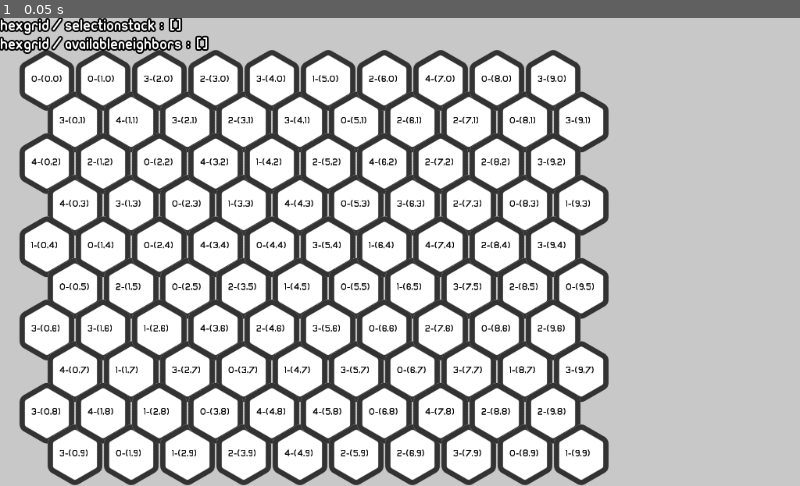
Above: before the commit, frame 1.
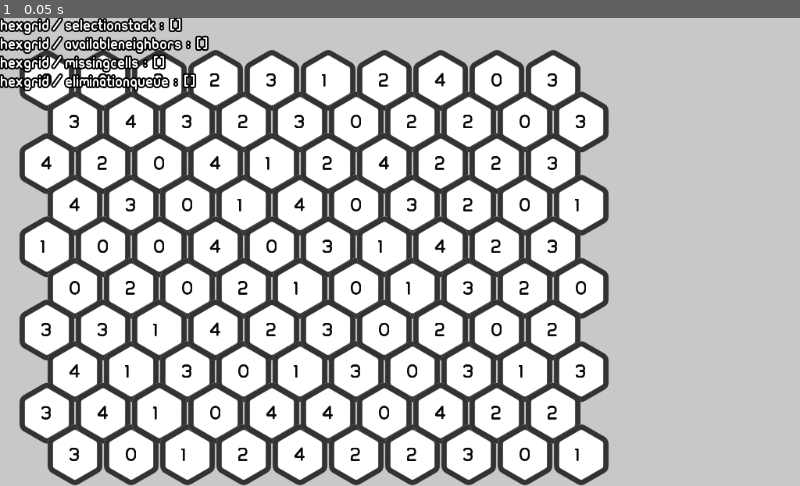
Above: after the commit, the same moment.

Repository: balmeidaa/hexagon
Game: Godot game, scene res://Main.tscn
Same seed, same stepped clock (60 frames per second), same inputs: the game is played once before the commit and once after it.
Inputs:
- Up to frame 1 (0.05 s): no input

The runs differ from the first frame. In frame 1, 5.5% of the frame differs, in the area x 0-75%, y 7-95%.

Commit message:
Fixed bug with null eliminated cells, improved algorithm of elimination

Diff:
--- a/HexCell.gd
+++ b/HexCell.gd
@@ -6,15 +6,13 @@
 
 var animationState = []
 var nextPosition = []
-var playNextAnimation = true
 var animation = ""
 
 func _ready():
     TweenAnimator.connect("tween_completed", self, "continue_animation")
 
 func _process(_delta):
-    if animationState.size() > 0 and playNextAnimation:
-        playNextAnimation = false
+    if animationState.size() > 0 :
         animation = animationState.pop_front()
         match animation:
             "move_to":
@@ -61,11 +59,11 @@
 
 func remove():
     TweenAnimator.interpolate_property(self, "scale",
-    self.scale, (self.scale*1.2), 0.4,
+    self.scale, (self.scale*1.2), 0.8,
     Tween.TRANS_QUINT, Tween.EASE_IN)
 
     TweenAnimator.interpolate_property(self, "modulate",
-    Color(1, 1, 1, 1), Color(1, 1, 1, 0), 0.4,
+    Color(1, 1, 1, 1), Color(1, 1, 1, 0), 0.8,
     Tween.TRANS_QUINT, Tween.EASE_IN)
     TweenAnimator.start()
 
@@ -75,7 +73,7 @@
 
 
 func _on_Tween_tween_completed(object, key):
-    playNextAnimation = true
+    pass
 
 
 func _on_Tween_tween_all_completed():
--- a/HexCell.tscn
+++ b/HexCell.tscn
@@ -9,7 +9,7 @@
 [ext_resource path="res://Assets/Img/map.png" type="BitMap" id=7]
 
 [sub_resource type="DynamicFont" id=1]
-size = 25
+size = 50
 use_filter = true
 font_data = ExtResource( 3 )
 
@@ -35,14 +35,15 @@
 }
 
 [node name="Label" type="RichTextLabel" parent="."]
-margin_left = -40.0
-margin_top = -16.0
-margin_right = 40.0
-margin_bottom = 8.0
+margin_left = -16.0
+margin_top = -24.0
+margin_right = 16.0
+margin_bottom = 16.0
 custom_fonts/normal_font = SubResource( 1 )
 custom_colors/default_color = Color( 0.0392157, 0.0352941, 0.0352941, 1 )
 meta_underlined = false
 tab_size = 2
+text = "0"
 scroll_active = false
 __meta__ = {
 "_edit_use_anchors_": false
--- a/HexGrid.gd
+++ b/HexGrid.gd
@@ -1,6 +1,5 @@
 extends Node2D
 
-onready var animationHandler = preload("Util/AnimationHandler.gd").new()
 onready var util = preload("Util/Util.gd").new()
 
 var screenHOffset = 80
@@ -22,12 +21,12 @@
 
 const axis_direction = [
       { # Ejes pares
-       "L-R": [Vector2(-1, 0), Vector2(1, 0)],
+        "L-R": [Vector2(-1, 0), Vector2(1, 0)],
         "UpL-LoR":[Vector2(-1, -1), Vector2(0, 1)],
         "LoL-UpR": [Vector2(-1, 1), Vector2(0, -1)]
        },
        { # Ejes impares
-       "L-R": [Vector2(-1, 0), Vector2(1, 0)],
+        "L-R": [Vector2(-1, 0), Vector2(1, 0)],
         "UpL-LoR":[Vector2(0, -1), Vector2(1, 1)],
         "LoL-UpR": [Vector2(0, 1), Vector2(1, -1)]
        },
@@ -41,12 +40,14 @@
 var selectionStack = []
 var eliminationQueue = []
 var availableNeighbors = []
+var missingCells = []
 var gridArea = Rect2(origin, origin)
 
 const hex_factory = preload("res://HexCell.tscn")
 
 
 func _ready():
+    #util.rng.randomize()
     CellEventHandler.connect("cell_pressed", self, "cell_handler")
     CellEventHandler.connect("cell_removed", self, "cell_remover")
 
@@ -84,45 +85,47 @@
 
     for hexCell in selectionStack:
         eliminationQueue += get_neighbors_w_direction(hexCell, get_cell_type(hexCell))
-
-
+    missingCells += eliminationQueue
+#buggg!
 func get_neighbors_w_direction(coord : Vector2, type :int)-> Array:
 
     var cells = []
     var parity = int(coord.y) & 1
-
-    for axis in axis_direction[parity].values():
+    print("axisNeigbors for" + String(coord) + " type " +String(type))
+    for axis in axis_direction[parity].keys():
         var axisNeigbors = []
-        for direction in axis:
-            axisNeigbors += get_line_cells(coord, direction, type)
-
+        print(axis)
+        axisNeigbors += get_line_cells(coord, axis, type)
+        #print(axisNeigbors)
         if axisNeigbors.size() >= 2:
             cells += axisNeigbors
     if cells.size() > 1:
-        cells.push_front({
-            "coord":coord,
-            "type":type
-            })
+        cells.push_front(coord)
     return cells
 
-func get_line_cells(coord:Vector2, direction:Vector2, type:int):
+func get_line_cells(coord:Vector2, axis:String, type:int):
     var next = true
     var result = []
-    var nextCell = coord + direction
-    while next:
-
-        if gridArea.has_point(nextCell):
-            var nextType = get_cell_type(nextCell)
-            if nextType == type:
-                result.append({
-                    "coord":nextCell,
-                    "type":type
-                   })
-                nextCell = nextCell + direction
+    var parity = int(coord.y) & 1
+    var nextCell = origin
+    var axis_dir_list = axis_direction[parity][axis]
+
+    for index in range(axis_dir_list.size()):
+        nextCell = coord + axis_dir_list[index]
+        print(axis_dir_list[index])
+        while next:
+            if grid_has_cell(nextCell):
+                var nextType = get_cell_type(nextCell)
+                if nextType == type:
+                    result.append(nextCell)
+                    parity = int(nextCell.y) & 1
+                    var direction =  axis_direction[parity][axis][index]
+                    nextCell = nextCell + direction
+                else:
+                    next = false
             else:
                 next = false
-        else:
-            next = false
+        next = true
     return result
 
 
@@ -132,13 +135,13 @@
     var parity = int(coord.y) & 1
     for direction in axial_directions[parity]:
         var hex_coord = coord + direction
-        if gridArea.has_point(hex_coord):
+        if grid_has_cell(hex_coord):
             hex_neighbor.append(hex_coord)
     return hex_neighbor
 
 func set_cells_state(cells : Array, state : String, active: bool) -> void:
-    for cell in cells:
-        var hex_cell = grid[int(cell.x)][int(cell.y)]
+    for cell_coord in cells:
+        var hex_cell = get_cell(cell_coord)
         hex_cell.set_button_state(state, active)
 
 func get_cell_type(coord : Vector2):
@@ -146,6 +149,9 @@
 
 func get_cell(coord : Vector2):
     return grid[int(coord.x)][int(coord.y)]
+
+func grid_has_cell(coord : Vector2)->bool:
+    return (gridArea.has_point(coord) and not missingCells.has(coord))
 
 func set_offset() -> void:
     var cell = hex_factory.instance()
@@ -202,8 +208,8 @@
     cell.init(Vector2(x, y),  util.random())
 
     # remove debug code
-    var format_string = "%d-(%d,%d)"
-    var string = format_string % [cell.type,x,y]
+    var format_string = "%d" #-(%d,%d)"
+    var string = format_string % [cell.type]#,x,y]
     cell.set_text(string)
     ##
     add_child(cell)
@@ -223,10 +229,9 @@
             grid[x].append([])
             grid[x][y]=create_hex(x, y, vectorScale)
 
-####
 func _process(_delta):
     if eliminationQueue.size() > 0:
-        for dict in eliminationQueue:
-            var cell = get_cell(dict["coord"])
+        for coord in eliminationQueue:
+            var cell = get_cell(coord)
             cell.set_animation_state("remove")
         eliminationQueue.clear()
--- a/Main.gd
+++ b/Main.gd
@@ -13,7 +13,8 @@
     $HexGrid.create_grid(vectorScale, vectorGridSize)
     $Debugger.add_property($HexGrid, "selectionStack", "")
     $Debugger.add_property($HexGrid, "availableNeighbors", "")
-
+    $Debugger.add_property($HexGrid, "missingCells", "")
+    $Debugger.add_property($HexGrid, "eliminationQueue", "")
 # Called every frame. 'delta' is the elapsed time since the previous frame.
 #func _process(delta):
 #    pass
--- a/Util/AnimationHandler.gd
+++ /dev/null
@@ -1,31 +0,0 @@
-extends Node
-
-const hexCell = preload("res://HexCell.gd")
-var queue = []
-
-# Q elements {
-#    node:
-#    animationType:
-#    nextPosition:
-#}
-
-# TODO function to process Q for Swap an elimination
-
-func _process(delta):
-    print('f')
-    for obj in queue:
-
-        match obj.animationType:
-            "move_to":
-                print(queue)
-                swapAll()
-
-func swapAll():
-    for obj in queue:
-        obj.node.set_animation_state(obj.animationType, obj.nextPosition)
-        queue.pop_front()
-        if queue.size() == 1:
-            break
-
-func setQueueAnimation(newQ:Array):
-    queue += newQ
--- a/Util/Util.gd
+++ b/Util/Util.gd
@@ -3,8 +3,7 @@
 enum Elements {FIRE, ICE, WATER, EARTH}
 var rng = RandomNumberGenerator.new()
 
-func _ready():
-    rng.randomize()
+
 
 
 func random() -> int:
